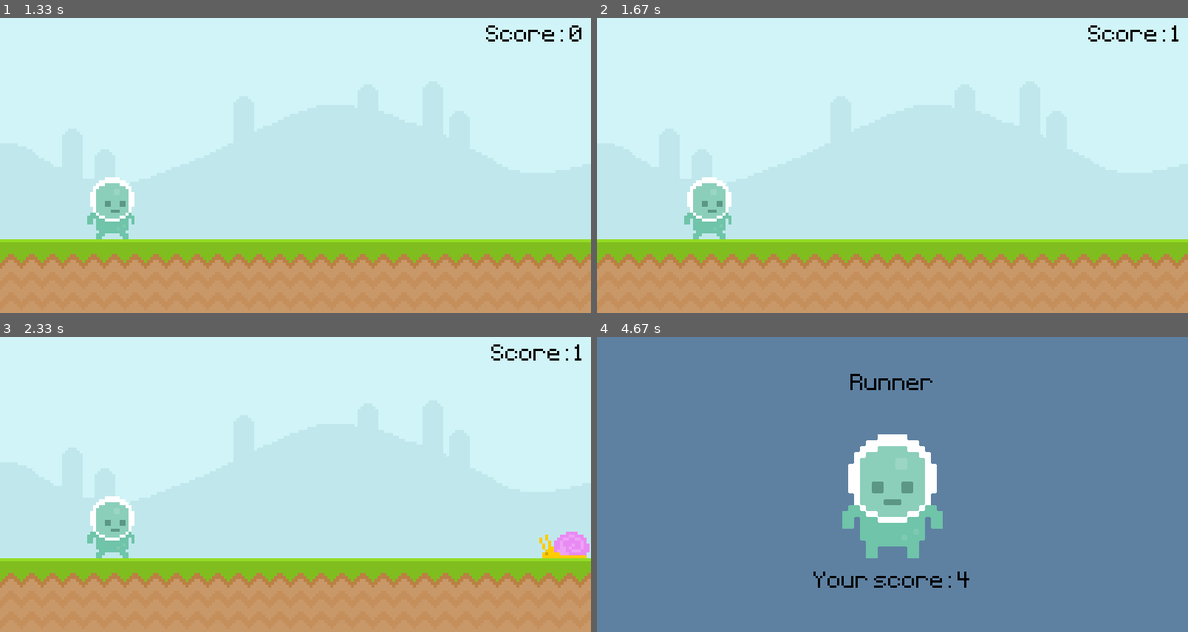
Above: before the commit, frames 1-4 (two rows, left to right).
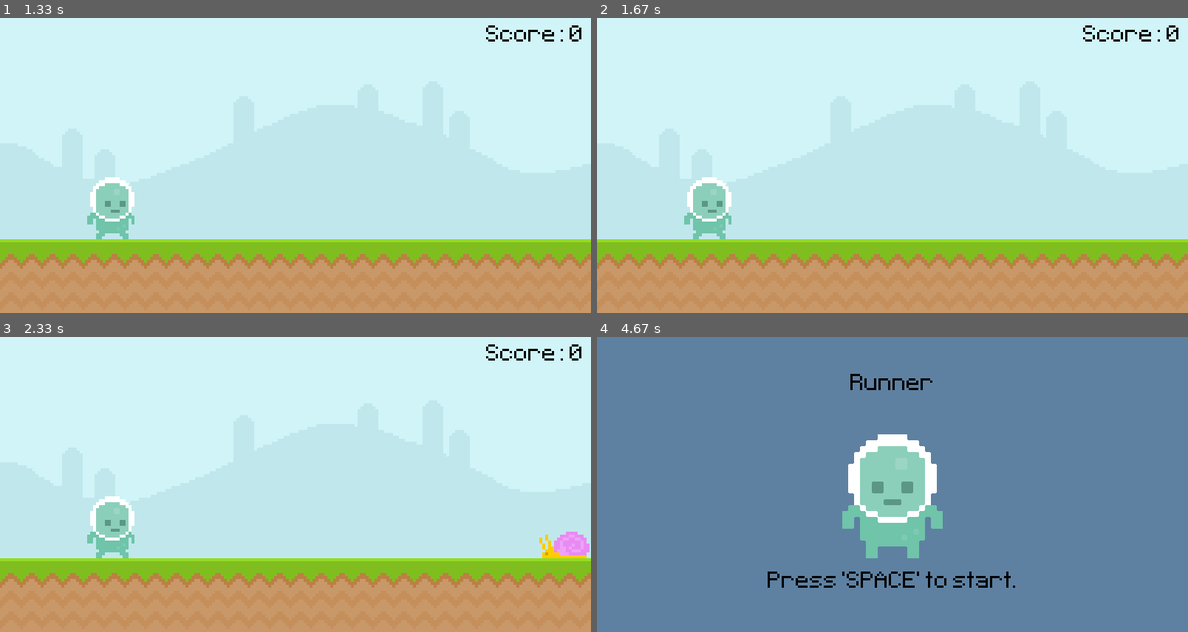
Above: after the commit, the same moments.

Repository: Zain-Khoso/pygame-runner
Game: pygame game, started from main.py
Two runs of this game, one before a commit and one after it. Both use one fixed random seed, a clock stepped at 60 frames per second and the inputs below.
Inputs:
- Up to frame 1 (1.33 s): tap Space at 0.33 s
- Up to frame 2 (1.67 s): no input
- Up to frame 3 (2.33 s): no input
- Up to frame 4 (4.67 s): tap Space at 3.17, 3.57, 3.87, 4.07, 4.4 s

Frame 1 is identical in both runs. In frame 2, 0.3% of the frame differs, in the area x 82-99%, y 2-8%; in frame 3, 0.3%; in frame 4, 0.8%, in the area x 28-71%, y 79-85%.

Commit message:
new: Intelligent scoring

Diff:
--- a/game/game.py
+++ b/game/game.py
@@ -3,6 +3,7 @@
 from game.player import Player
 from game.obsticle import Obsticle
 from game.settings import *
+from game.score import Score
 
 
 # Game object - Holds the root game logic.
@@ -28,15 +29,14 @@
         self.avatar_surf = pygame.transform.scale2x(avatar)
         self.avatar_rect = self.avatar_surf.get_rect(midbottom=(400, 300))
 
-        # Sprite groups.
+        # Local objects.
         self.player = pygame.sprite.GroupSingle()
         self.obsticles = pygame.sprite.Group()
+        self.score = Score()
 
         # Game stats.
         self.clock = pygame.time.Clock()
         self.game_active = False
-        self.start_time = 0
-        self.score = 0
 
         # Timers.
         self.obsticle_timer = pygame.USEREVENT + 1
@@ -60,17 +60,7 @@
             obsticle_type_fly,
         ]
 
-        self.obsticles.add(Obsticle(random.choice(chioces)))
-
-    def display_score(self):
-        current_time = pygame.time.get_ticks() - self.start_time
-        score_surf = self.font.render(
-            score_text % (int(current_time / 1000)), False, font_color_game
-        )
-        score_rect = score_surf.get_rect(topright=(790, 10))
-        self.screen.blit(score_surf, score_rect)
-
-        self.score = current_time
+        self.obsticles.add(Obsticle(random.choice(chioces), self.score))
 
     def handle_collisions(self):
         if pygame.sprite.spritecollide(self.player.sprite, self.obsticles, False):
@@ -82,7 +72,7 @@
 
     def show_menu(self):
         subtitle_surf = self.font.render(
-            subtitle_1 if self.score == 0 else subtitle_2 % (int(self.score / 1000)),
+            subtitle_1 if self.score.get() == 0 else subtitle_2 % (self.score.get()),
             False,
             font_color_menu,
         )
@@ -105,7 +95,7 @@
         self.obsticles.update()
         self.obsticles.draw(self.screen)
 
-        self.display_score()
+        self.score.render(self.screen)
         self.handle_collisions()
 
         self.play_music()
@@ -124,8 +114,8 @@
                 and event.type == pygame.KEYDOWN
                 and event.key == pygame.K_SPACE
             ):
+                self.score.reset()
                 self.game_active = True
-                self.start_time = pygame.time.get_ticks()
 
     def run(self):
         self.load_player()
--- a/game/obsticle.py
+++ b/game/obsticle.py
@@ -6,7 +6,7 @@
 
 # Obsticle object definition.
 class Obsticle(pygame.sprite.Sprite):
-    def __init__(self, type):
+    def __init__(self, type, score):
         super().__init__()
 
         if type == obsticle_type_snail:
@@ -23,6 +23,7 @@
 
         y_pos = 210 if type == obsticle_type_fly else 300
 
+        self.score = score
         self.frame = 0
         self.image = self.frames[self.frame]
         self.rect = self.image.get_rect(
@@ -40,6 +41,8 @@
     def update(self):
         self.rect.x -= obsticle_speed
 
-        self.kill() if self.rect.x < -100 else None
+        if self.rect.x < -100:
+            self.score.increase()
+            self.kill()
 
         self.animate()
--- /dev/null
+++ b/game/score.py
@@ -0,0 +1,27 @@
+# Imports.
+import pygame
+from game.settings import *
+
+
+# Score object.
+class Score:
+    def __init__(self):
+        # Assets.
+        self.font = pygame.font.Font(font_path, font_size)
+
+        # Stats.
+        self.score = 0
+
+    def increase(self, by=1):
+        self.score += by
+
+    def reset(self):
+        self.score = 0
+
+    def get(self):
+        return self.score
+
+    def render(self, screen):
+        surf = self.font.render(score_text % self.get(), False, score_text_color)
+        rect = surf.get_rect(topright=(score_text_right, score_text_top))
+        screen.blit(surf, rect)
--- a/game/settings.py
+++ b/game/settings.py
@@ -21,13 +21,11 @@
 # Typography
 font_size = 50
 font_color_menu = "Black"
-font_color_game = "Black"
 
 # Game
 title_text = "Runner"
 subtitle_1 = "Press 'SPACE' to start."
 subtitle_2 = "Your score: %s"
-score_text = "Score: %s"
 music_volume = 0.1
 fps = 60
 
@@ -42,3 +40,9 @@
 # Player
 player_jump_volume = 0.5
 player_jump_power = 20
+
+# Score
+score_text = "Score: %s"
+score_text_color = "Black"
+score_text_top = 10
+score_text_right = 790
